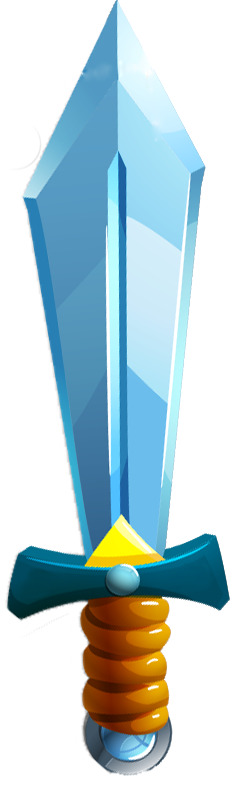
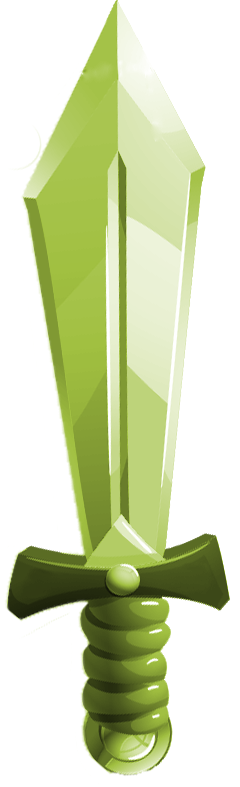
Two versions of the same layered image (240 x 787). Layer-by-layer changes:
added group "组 1" with 3 layers above "图层 0 副本" over box(5, 0, 230, 776)
moved "图层 0 副本 3" into group "组 1" over box(5, 0, 230, 776)
